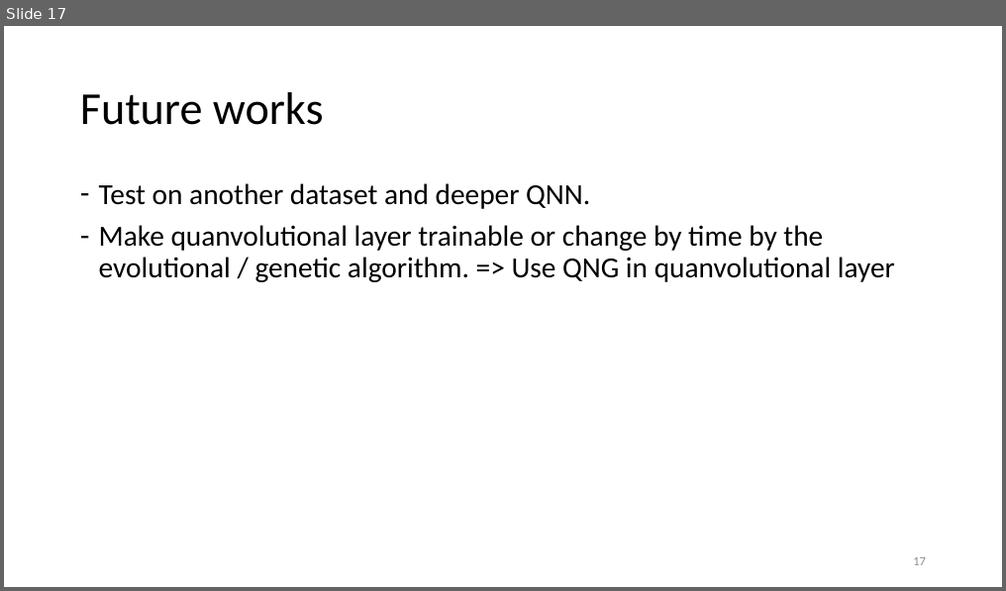
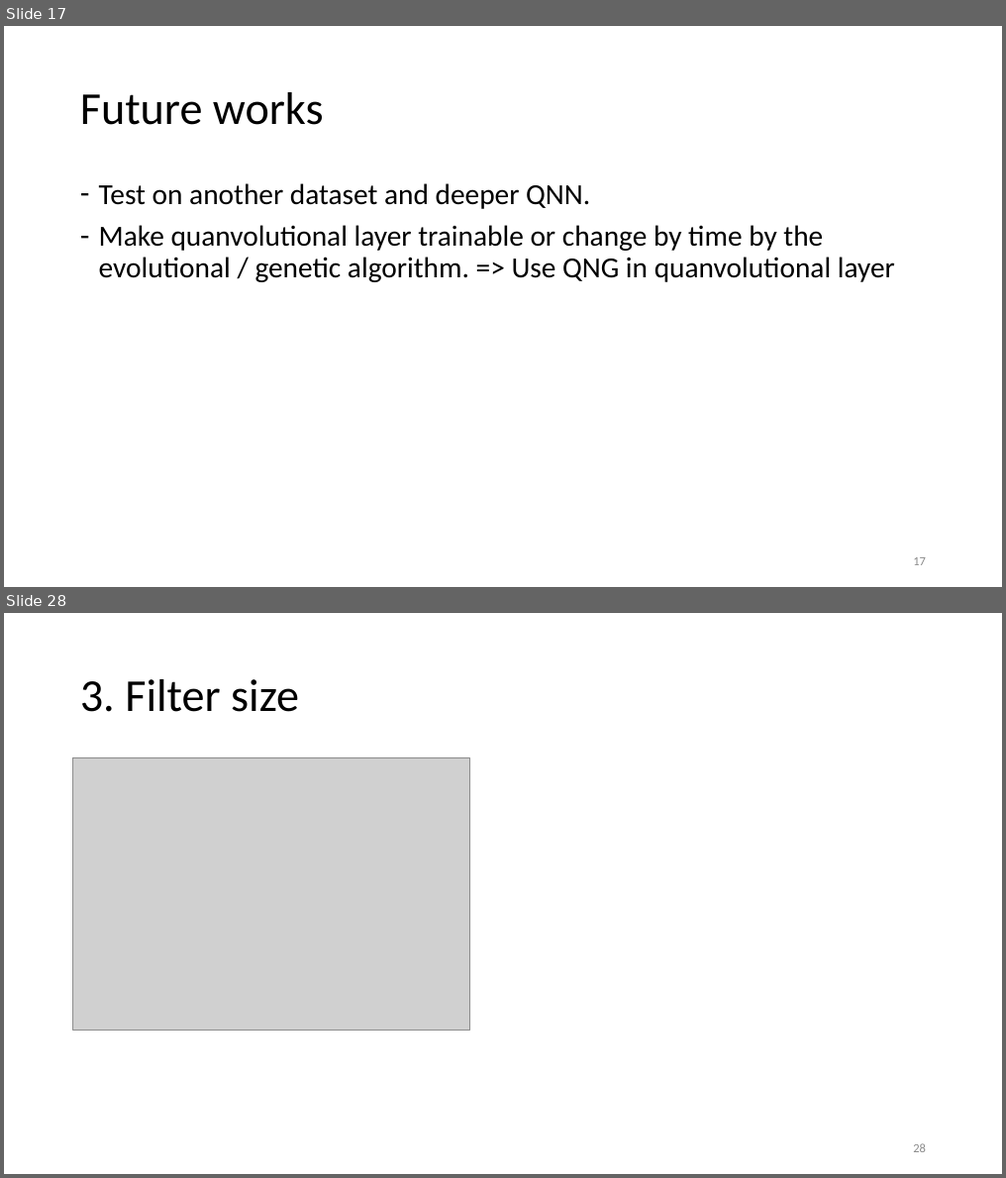
Before and after one commit to vutuanhai237/DynamicQNN, a slide deck: thesis/Quanvolutional neural network.pptx. Shown one above the other, each under a label of ours: slide 17 before the commit, slides 17 and 28 after it; the slides between them are not shown. The pictures are 1006x591 and 1006x1178 pixels, drawn with LibreOffice and Linux fonts; fonts in the diff are those of the drawing; grey boxes stand for pictures. Boxes give left, top, right and bottom in pixels: in the first picture for what was removed or moved away, otherwise in the second. Text is boxed around its words. In the diff, an @@ line names an element or a change of style, - is before the commit and + after.

```diff
--- a/thesis/Quanvolutional neural network.pptx
+++ b/thesis/Quanvolutional neural network.pptx
@@ slide 28 added at box(4, 613, 1002, 1174), background #FFFFFF @@
@@ title added at box(80, 679, 299, 712), 44 pt, text #000000 @@
+3. Filter size
@@ picture added at box(73, 758, 469, 1030) @@
@@ page number added at box(913, 1144, 926, 1153), 12 pt, text #8C8C8C @@
+28
```
Also in this commit, not shown: 7 slides changed, 3 other slides added, 17 other files.
